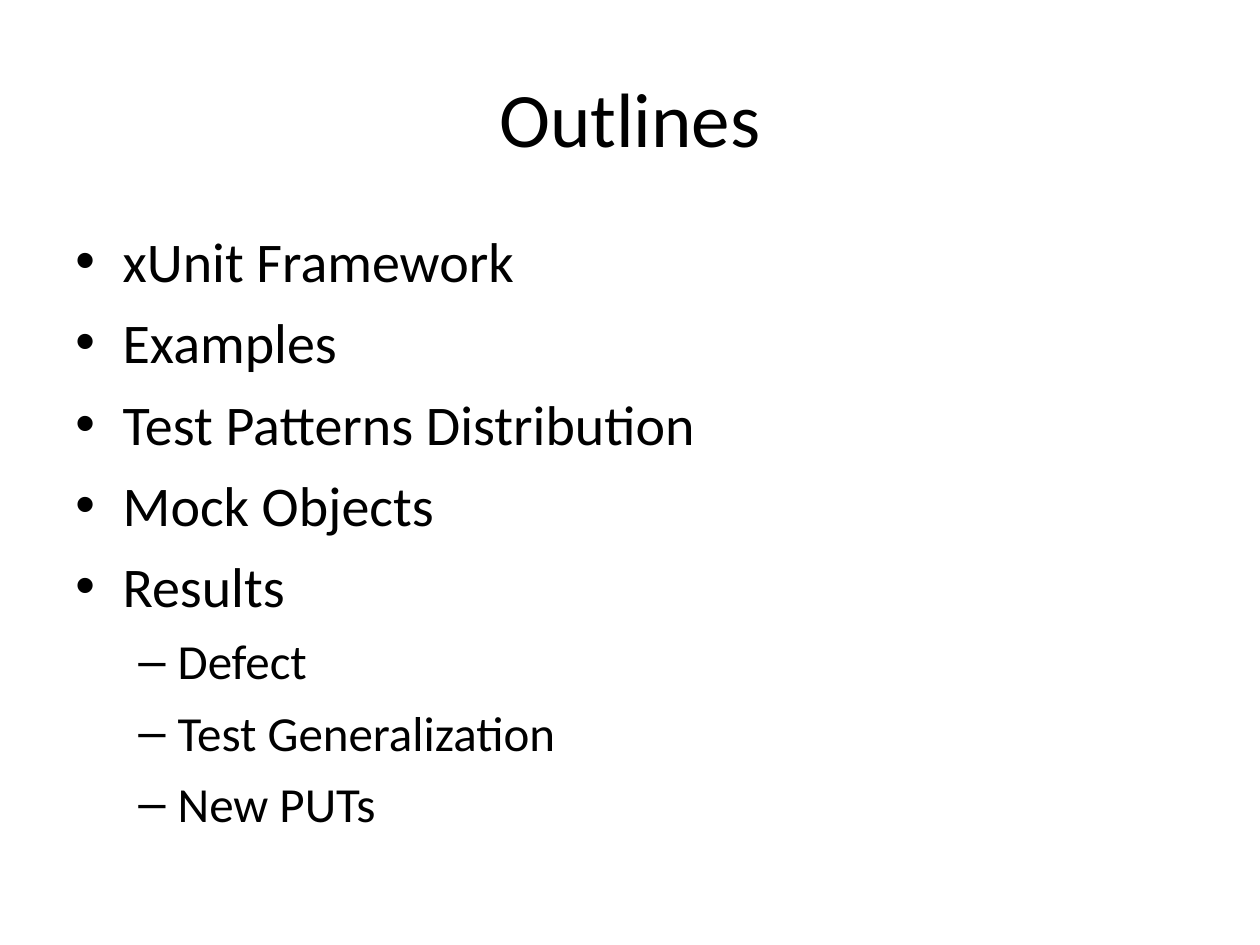
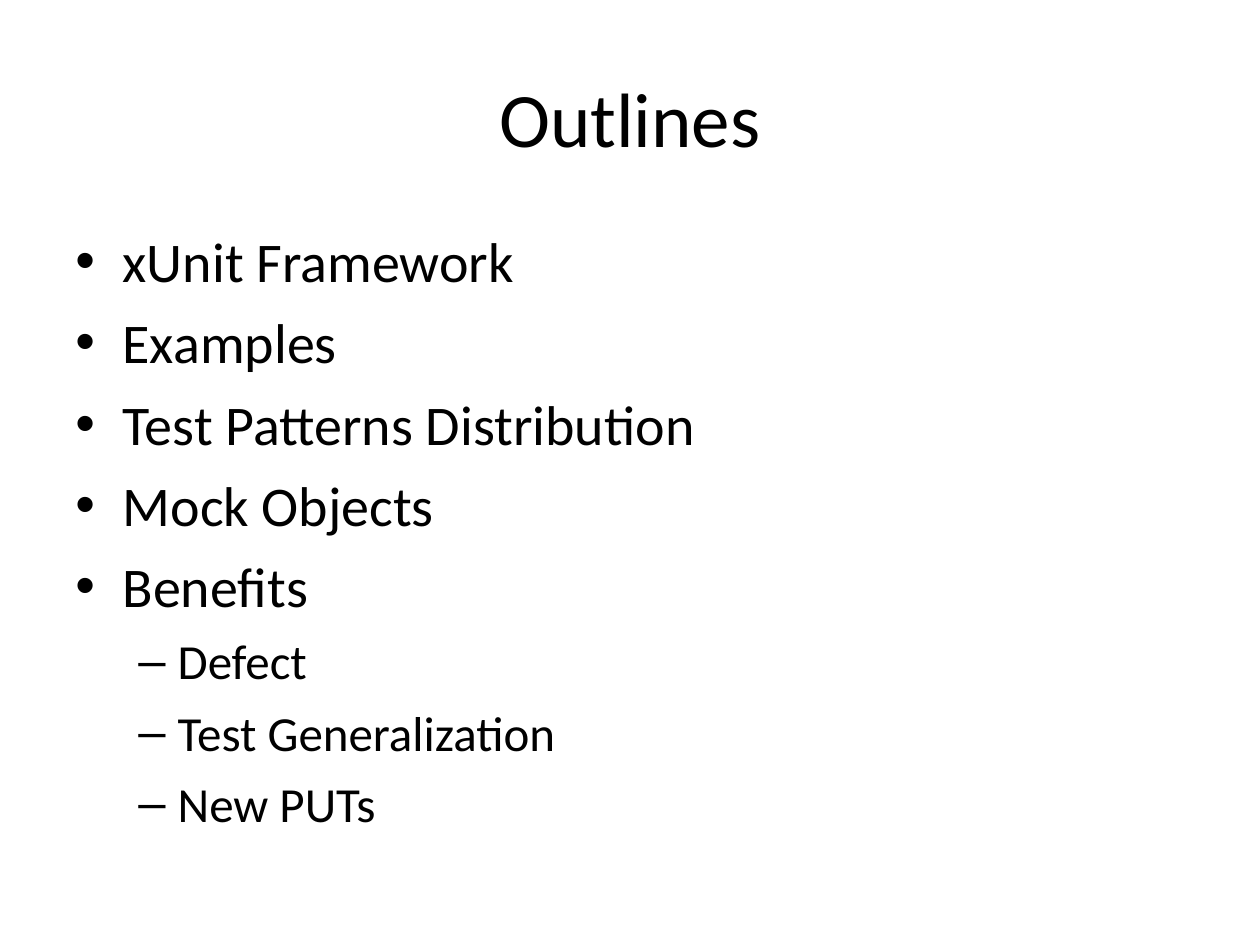
Before and after one commit to mentaman/cspat, a slide deck: slide 2 of xunit/report/Testing.ppt. Drawn at 1260x945 pixels with LibreOffice and Linux fonts; fonts in the diff are those of the drawing. Boxes give left, top, right and bottom in pixels: in the first picture for what was removed or moved away, otherwise in the second. Text is boxed around its words. In the diff, an @@ line names an element or a change of style, - is before the commit and + after.

```diff
--- a/xunit/report/Testing.ppt
+++ b/xunit/report/Testing.ppt
@@ text at (123, 568, 308, 608): text changed @@
-• Results
+• Benefits
```
Also in this commit, not shown: 3 other slides changed.
